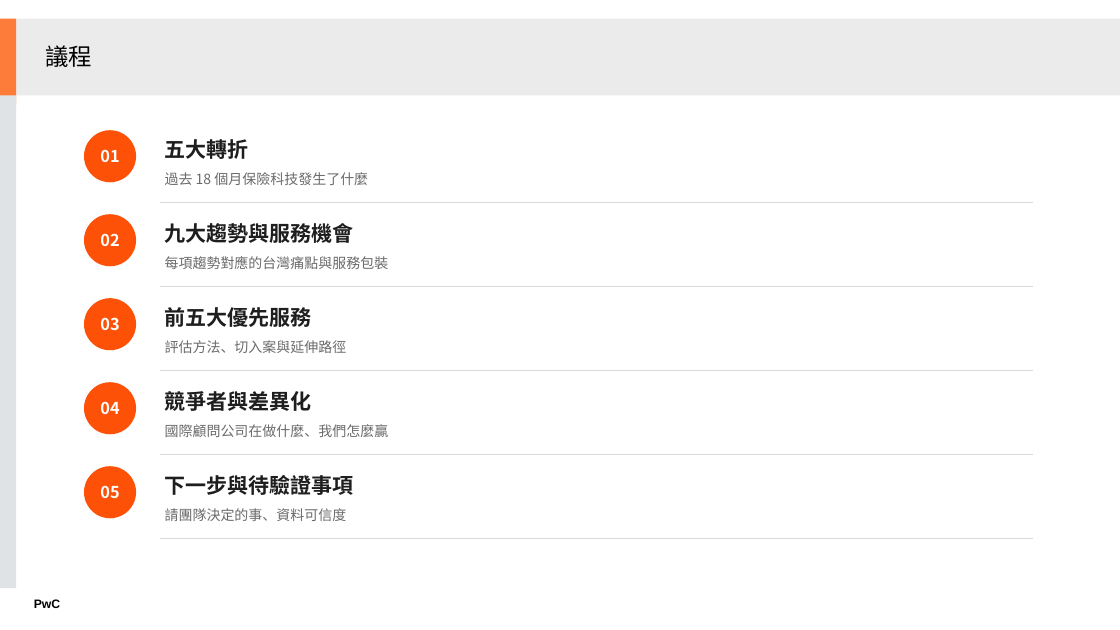
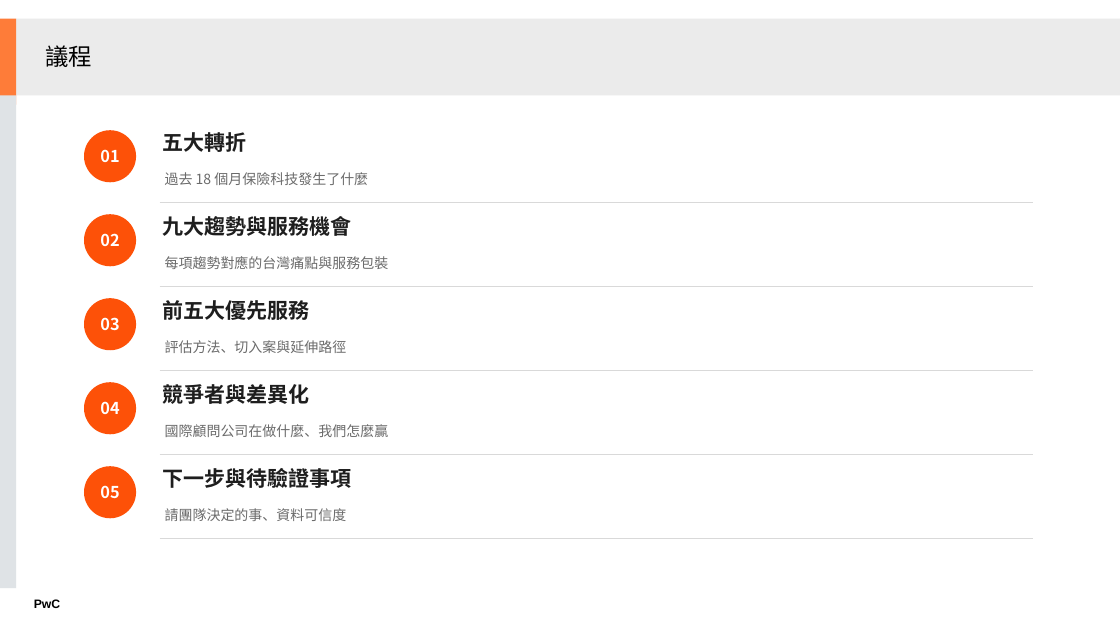
Before and after one commit to Robshao/PwC_FSC1, a slide deck: slide 2 of research/insurtech-2026/保險科技研究_內部討論稿.pptx. Drawn at 1120x630 pixels with LibreOffice and Linux fonts; fonts in the diff are those of the drawing. Boxes give left, top, right and bottom in pixels: in the first picture for what was removed or moved away, otherwise in the second. Text is boxed around its words. In the diff, an @@ line names an element or a change of style, - is before the commit and + after.

```diff
--- a/research/insurtech-2026/保險科技研究_內部討論稿.pptx
+++ b/research/insurtech-2026/保險科技研究_內部討論稿.pptx
@@ text "五大轉折": place and size @@
-text "五大轉折" at <box>165,139,249,159</box>
+text "五大轉折" at <box>162,132,246,152</box>
@@ text "九大趨勢與服務機會": place and size @@
-text "九大趨勢與服務機會" at <box>165,223,354,243</box>
+text "九大趨勢與服務機會" at <box>162,216,351,236</box>
@@ text "前五大優先服務": place and size @@
-text "前五大優先服務" at <box>165,307,312,327</box>
+text "前五大優先服務" at <box>162,300,309,320</box>
@@ text "競爭者與差異化": place and size @@
-text "競爭者與差異化" at <box>165,391,312,411</box>
+text "競爭者與差異化" at <box>162,384,309,404</box>
@@ text "下一步與待驗證事項": place and size @@
-text "下一步與待驗證事項" at <box>165,475,354,495</box>
+text "下一步與待驗證事項" at <box>162,468,351,488</box>
```
Also in this commit, not shown: 5 other slides changed, 6 other files.
